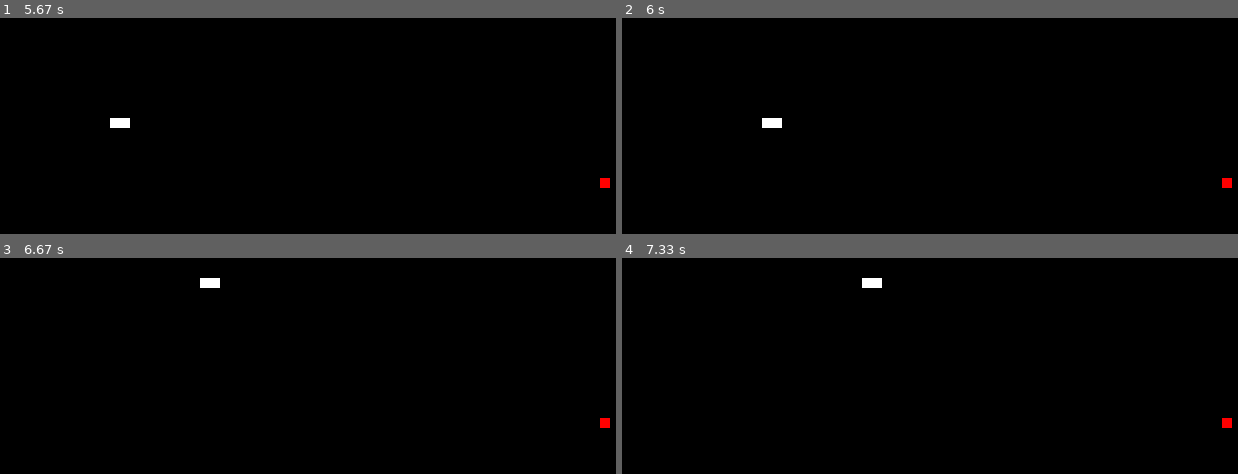
Above: before the commit, frames 1-4 (two rows, left to right).
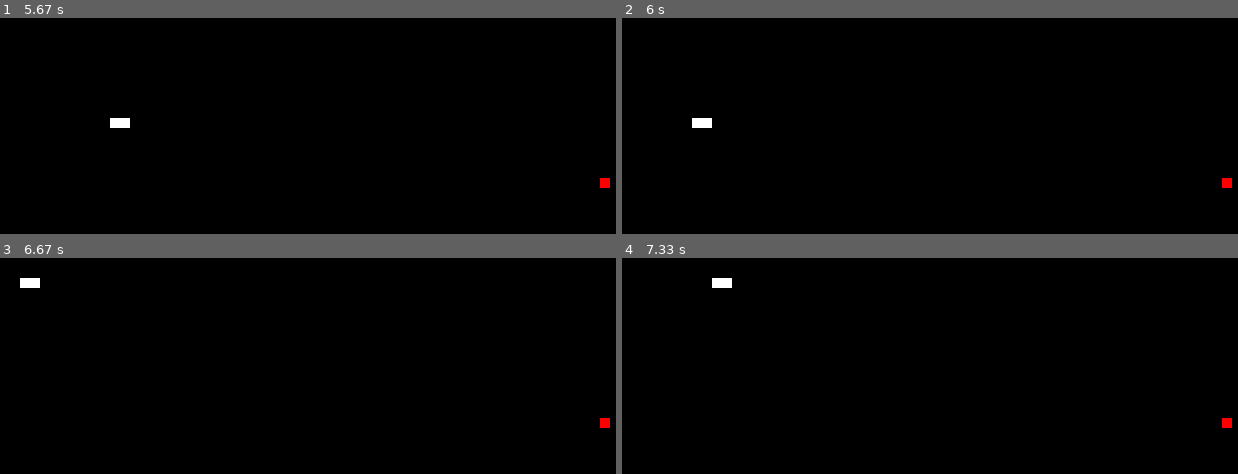
Above: after the commit, the same moments.

Repository: lucasmedeiros/pygame-minicurso
Game: pygame game, started from snake-example/snake.py
The game is run twice, just before and just after one commit, with the same random seed, the same clock (stepped at 60 frames per second) and the same inputs.
Inputs:
- Up to frame 1 (5.67 s): tap Space at 0.33, 2.17, 4.97, 5.37 s; hold Right 0.67-1.13 s; hold Up 1.17-1.63 s; hold Left 2.5-3.03 s; hold Down 3.07-3.37 s; hold Left 3.4-3.8 s; hold Up 3.83-4.2 s; hold Right 4.23-4.87 s; hold Down 4.9-5.27 s; hold Left from 5.3 s (still down)
- Up to frame 2 (6 s): tap Space at 5.67, 5.87 s; release Left at 5.77 s; hold Right from 5.8 s (still down)
- Up to frame 3 (6.67 s): tap Space at 6.17, 6.37 s; release Right at 6.27 s; hold Up 6.3-6.6 s; hold Right from 6.63 s (still down)
- Up to frame 4 (7.33 s): tap Space at 6.7, 7, 7.2 s; release Right at 7.1 s; hold Left from 7.13 s (still down)

Frame 1 is identical in both runs. In frame 2, 0.3% of the frame differs, in the area x 11-26%, y 46-51%; in frame 3, 0.3%; in frame 4, 0.3%.

Commit message:
adiciona detecção de auto-colisão

Diff:
--- a/snake-example/snake.py
+++ b/snake-example/snake.py
@@ -2,13 +2,6 @@
 from pygame.locals import *
 
 pygame.init()
-
-# function for apple position alligned to snake
-def on_grid_rand():
-    x = random.randint(0, 790)
-    y = random.randint(0, 590)
-
-    return (x//10 * 10, y//10 * 10)
 
 # assigning values for useful constants
 WIDTH = 800
@@ -23,65 +16,97 @@
 DOWN = 2
 RIGHT = 3
 
-# setting the screen.
+def text_objects(text, font, color):
+	text_surface = font.render(text, True, color)
+	return text_surface, text_surface.get_rect()
+
+# generates random positions for apples
+def on_grid_rand_position():
+    x = random.randint(0, 790)
+    y = random.randint(0, 590)
+
+    return (x//10 * 10, y//10 * 10)
+
+# checks collision between two cells
+def collision(c1, c2):
+    return (c1[0] == c2[0]) and (c1[1] == c2[1])
+
 screen = pygame.display.set_mode((WIDTH, HEIGHT))
 pygame.display.set_caption("Minicurso Pygame - Snake")
 
-# creating a snake, represented by an array of tuples.
-# its initial length is 3.
 snake = [(200, 200), (210, 200), (220, 200)]
 
-# setting the skin color for snake
 snake_skin = pygame.Surface((10, 10))
 snake_skin.fill(COLOR_WHITE)
 
-# setting the 'food' for snake
 apple = pygame.Surface((10, 10))
 apple.fill(COLOR_RED)
-apple_pos = on_grid_rand()
+apple_pos = on_grid_rand_position()
 
 curr_direction = RIGHT
 pause = False
+game_over = False
+close = False
 
-# setting clock.
 clock = pygame.time.Clock()
 
 # game main loop
-while True:
+while not close:
 
     for event in pygame.event.get():
         if event.type == pygame.QUIT:
-            pygame.quit()
+            close = True
         if event.type == pygame.KEYDOWN:
-            if event.key == pygame.K_UP:
+            if (event.key == pygame.K_UP) and (not curr_direction == DOWN):
                 curr_direction = UP
-            if event.key == pygame.K_DOWN:
+            if (event.key == pygame.K_DOWN) and (not curr_direction == UP):
                 curr_direction = DOWN
-            if event.key == pygame.K_LEFT:
+            if (event.key == pygame.K_LEFT) and (not curr_direction == RIGHT):
                 curr_direction = LEFT
-            if event.key == pygame.K_RIGHT:
+            if (event.key == pygame.K_RIGHT) and (not curr_direction == LEFT):
                 curr_direction = RIGHT
             if event.key == pygame.K_SPACE:
                 pause = (not pause)
 
-    if not pause:
-        if curr_direction == UP:
-            snake[0] = (snake[0][0], snake[0][1] - 10)
-        if curr_direction == DOWN:
-            snake[0] = (snake[0][0], snake[0][1] + 10)
-        if curr_direction == LEFT:
-            snake[0] = (snake[0][0] - 10, snake[0][1])
-        if curr_direction == RIGHT:
-            snake[0] = (snake[0][0] + 10, snake[0][1])
+    if not game_over:
+        if not pause:
+            initial_head_pos = snake[0]
+            if curr_direction == UP:
+                snake[0] = (snake[0][0], snake[0][1] - 10)
+            if curr_direction == DOWN:
+                snake[0] = (snake[0][0], snake[0][1] + 10)
+            if curr_direction == LEFT:
+                snake[0] = (snake[0][0] - 10, snake[0][1])
+            if curr_direction == RIGHT:
+                snake[0] = (snake[0][0] + 10, snake[0][1])
 
-        for i in range(len(snake) - 1, 0, -1):
-            snake[i] = (snake[i - 1][0], snake[i - 1][1])
+            snake[1] = initial_head_pos
 
-    screen.fill(COLOR_BLACK)
-    screen.blit(apple, apple_pos)
+            for i in range(len(snake) - 1, 1, -1):
+                snake[i] = (snake[i - 1][0], snake[i - 1][1])
 
-    for pos in snake:
-        screen.blit(snake_skin, pos)
+            # detects auto collision
+            for i in range(1, len(snake)):
+                if collision(snake[0], snake[i]):
+                    game_over = True
+
+        if collision(snake[0], apple_pos):
+            apple_pos = on_grid_rand_position()
+            snake.append((0, 0))
+
+        screen.fill(COLOR_BLACK)
+        screen.blit(apple, apple_pos)
+
+        for pos in snake:
+            screen.blit(snake_skin, pos)
+    else:
+        font = pygame.font.SysFont('comicsansms', 25)
+        surface_text, rect_text = text_objects("GAME OVER", font, COLOR_WHITE)
+        rect_text.center = ((WIDTH / 2), (HEIGHT / 4))
+        screen.blit(surface_text, rect_text)
 
     pygame.display.update()
     clock.tick(30)
+
+pygame.quit()
+quit()
